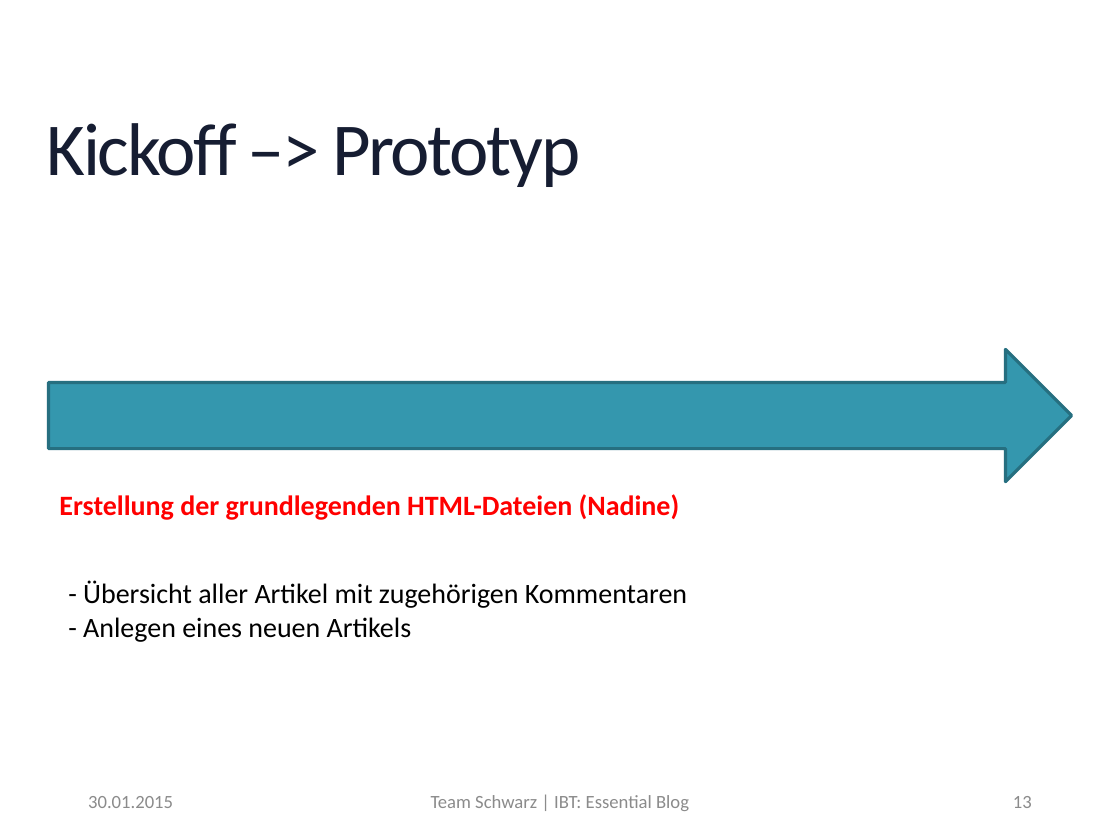
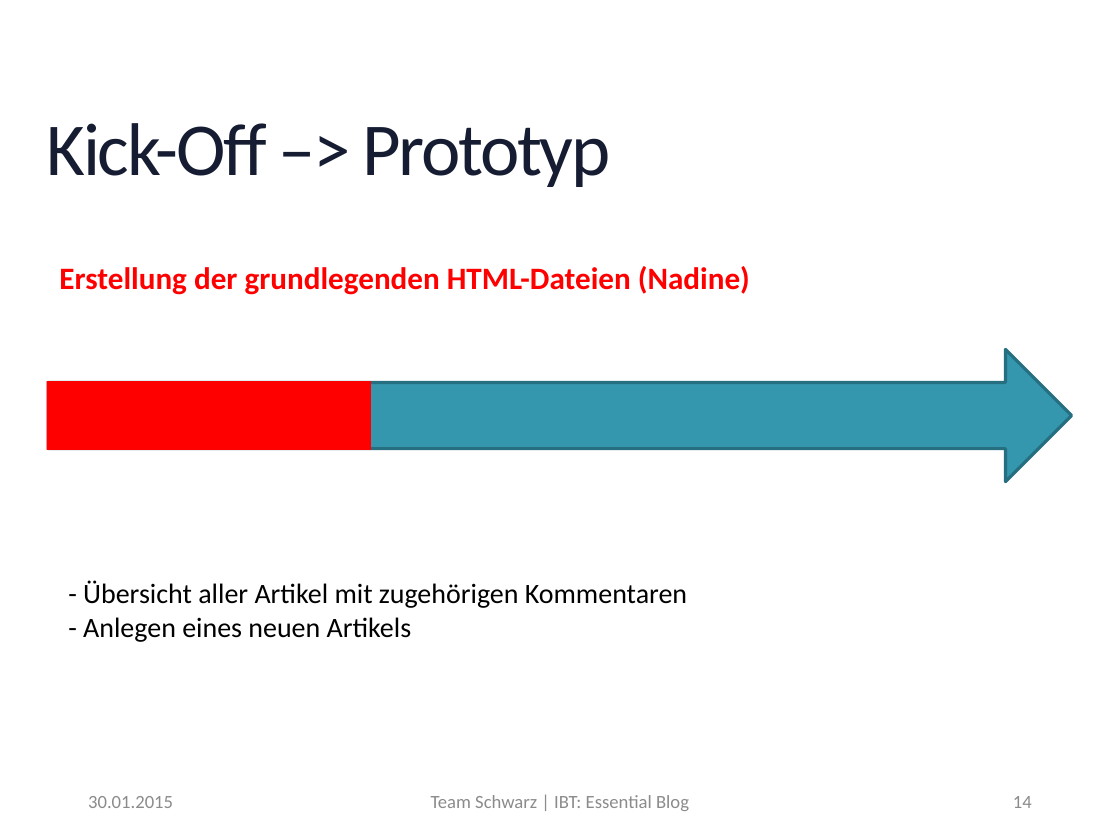
Before and after one commit to MrXXX92/EssentialBlog, a slide deck: slide 14 of Notizen/Präsentation_EssentialBlog.pptx (slide 13 before the commit). Drawn at 1120x840 pixels with LibreOffice and Linux fonts; fonts in the diff are those of the drawing; background and template pictures are left out. Boxes give left, top, right and bottom in pixels: in the first picture for what was removed or moved away, otherwise in the second. Text is boxed around its words. In the diff, an @@ line names an element or a change of style, - is before the commit and + after.

```diff
--- a/Notizen/Präsentation_EssentialBlog.pptx
+++ b/Notizen/Präsentation_EssentialBlog.pptx
@@ title at (47,123,611,187): text changed @@
-Kickoff –> Prototyp
+Kick-Off –> Prototyp
@@ text "Erstellung der grundlegenden HTML-Dateien (Nadine)": place and size @@
-text "Erstellung der grundlegenden HTML-Dateien (Nadine)" at (59,494,680,520)
+text "Erstellung der grundlegenden HTML-Dateien (Nadine)" at (59,266,750,295)
@@ text "Erstellung der grundlegenden HTML-Dateien (Nadine)" at (59,266,750,295): size 18 to 20 pt @@
@@ rectangle added at (47,381,372,449), fill #FF0000 @@
@@ page number at (1013,796,1032,808): text changed @@
-13
+14
```
Also in this commit, not shown: 16 other slides changed, 4 slides added, 6 slides removed, 2 other files.
